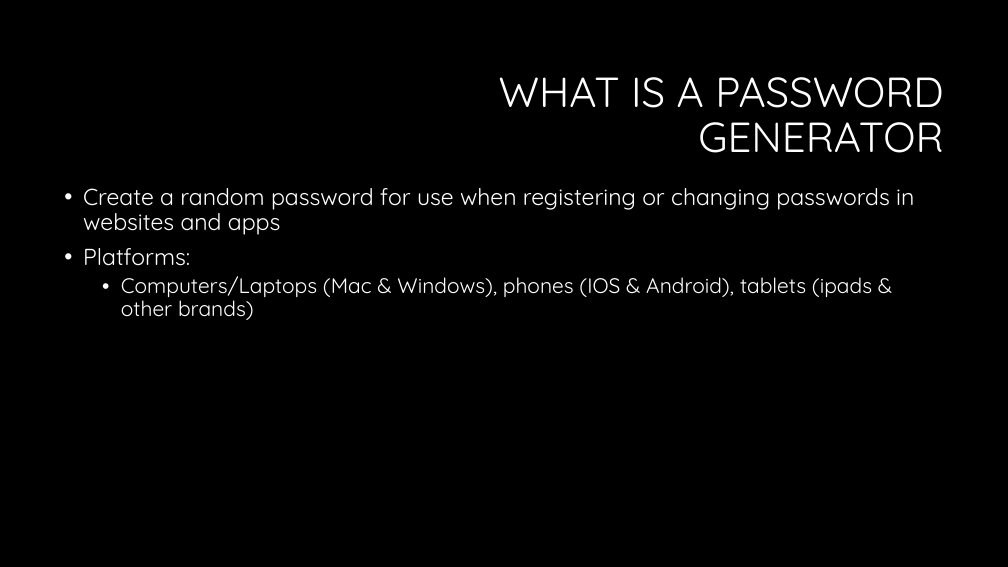
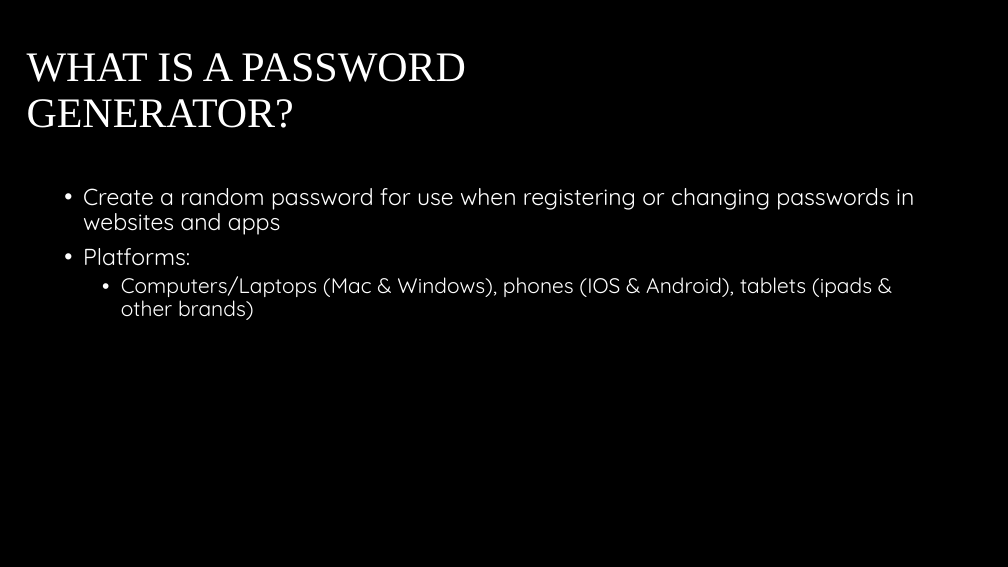
Before and after one commit to Steven-lei/Password-Generator, a slide deck: slide 4 of document/Presentation Password Generator.pptx (slide 3 before the commit). Drawn at 1008x567 pixels with LibreOffice and Linux fonts; fonts in the diff are those of the drawing; background and template pictures are left out. Boxes give left, top, right and bottom in pixels: in the first picture for what was removed or moved away, otherwise in the second. Text is boxed around its words. In the diff, an @@ line names an element or a change of style, - is before the commit and + after.

```diff
--- a/document/Presentation Password Generator.pptx
+++ b/document/Presentation Password Generator.pptx
@@ title at box(27, 53, 466, 128): text changed; font Quicksand to Times New Roman @@
-WHAT IS A PASSWORD GENERATOR
+WHAT IS A PASSWORD GENERATOR?
```
Also in this commit, not shown: 12 other slides changed, 1 slide added.
